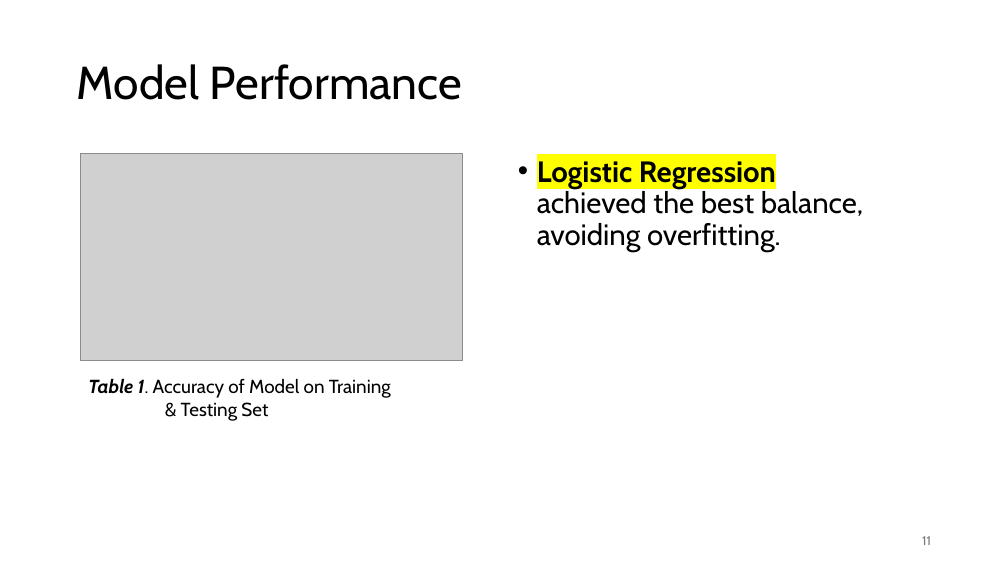
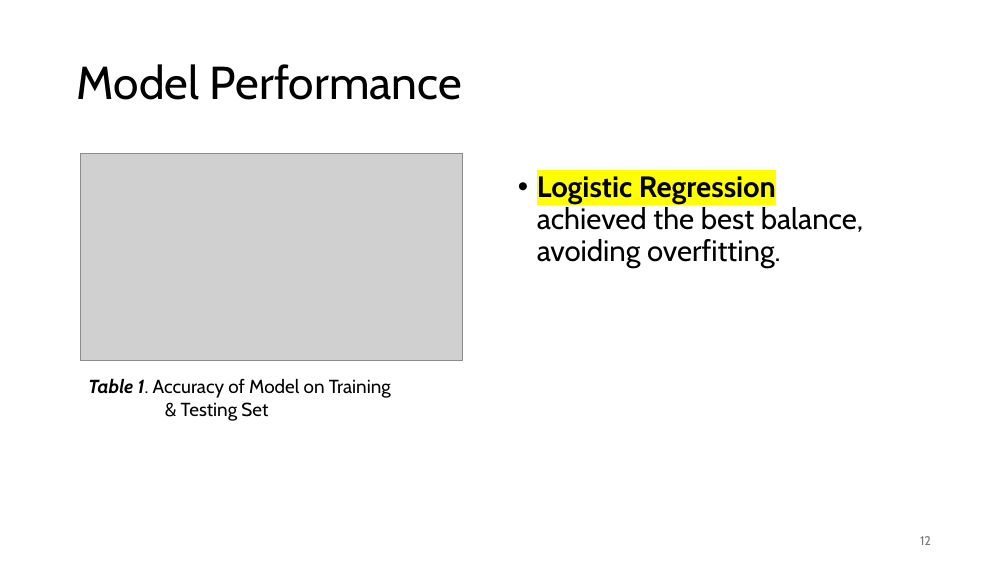
Before and after one commit to mzfauzi89/Capstone-Project, a slide deck: slide 12 of CP_Online Shopper Purchase Prediction.pptx (slide 11 before the commit). Drawn at 1008x567 pixels with LibreOffice and Linux fonts; fonts in the diff are those of the drawing; grey boxes stand for pictures; background and template pictures are left out. Boxes give left, top, right and bottom in pixels: in the first picture for what was removed or moved away, otherwise in the second. Text is boxed around its words. In the diff, an @@ line names an element or a change of style, - is before the commit and + after.

```diff
--- a/CP_Online Shopper Purchase Prediction.pptx
+++ b/CP_Online Shopper Purchase Prediction.pptx
@@ text "Logistic Regression achieved the best ...": place and size @@
-text "Logistic Regression achieved the best ..." at [537,161,863,252]
+text "Logistic Regression achieved the best ..." at [537,176,863,268]
@@ page number at [920,536,931,545]: text changed @@
-11
+12
```
Also in this commit, not shown: 9 other slides changed, 5 slides added, 5 slides removed.
